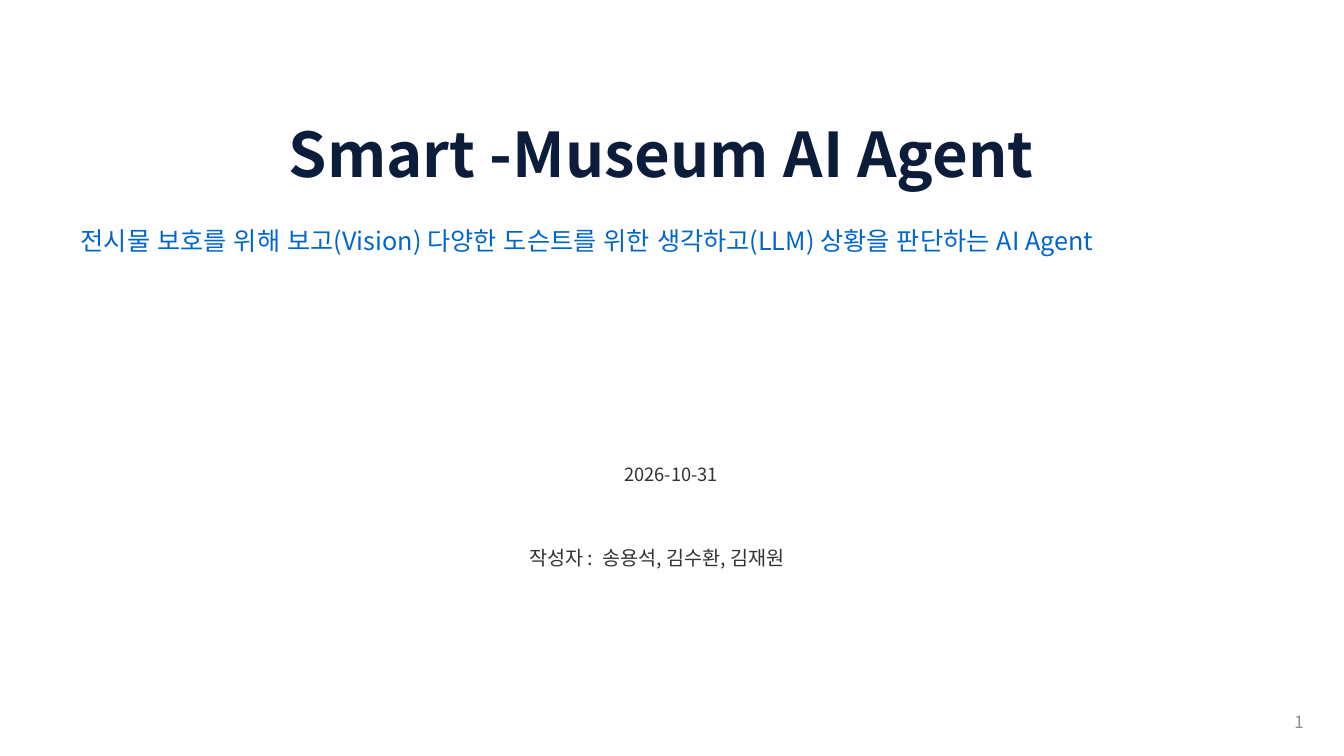
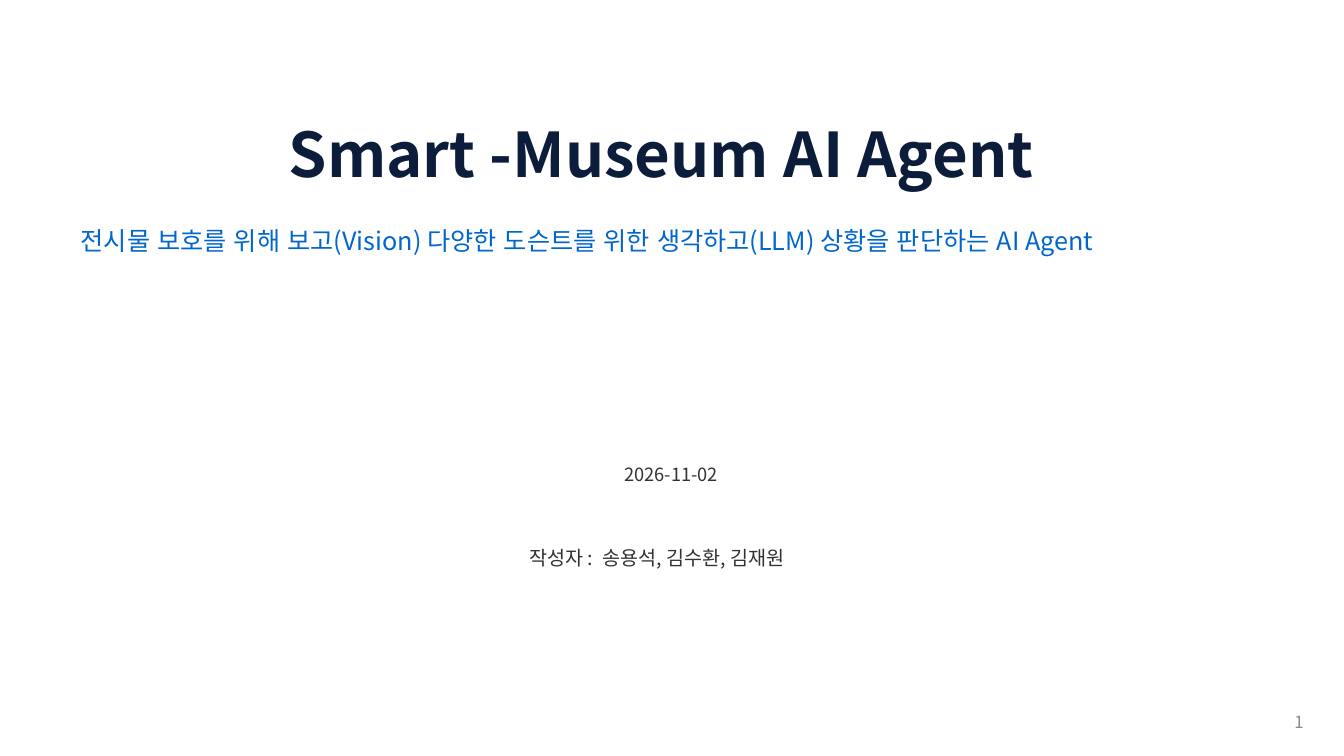
Before and after one commit to selkis4u/smart-museum-aiagent, a slide deck: slide 1 of docs/requirements/3조_스마트박물관_AI_Agent_기획서_v0.6.pptx. Drawn at 1344x756 pixels with LibreOffice and Linux fonts; fonts in the diff are those of the drawing. Boxes give left, top, right and bottom in pixels: in the first picture for what was removed or moved away, otherwise in the second. Text is boxed around its words. In the diff, an @@ line names an element or a change of style, - is before the commit and + after.

```diff
--- a/docs/requirements/3조_스마트박물관_AI_Agent_기획서_v0.6.pptx
+++ b/docs/requirements/3조_스마트박물관_AI_Agent_기획서_v0.6.pptx
@@ text at bbox=[625, 467, 718, 481]: text changed @@
-2026-10-31
+2026-11-02
```
Also in this commit, not shown: 3 other slides changed, 4 other files.
